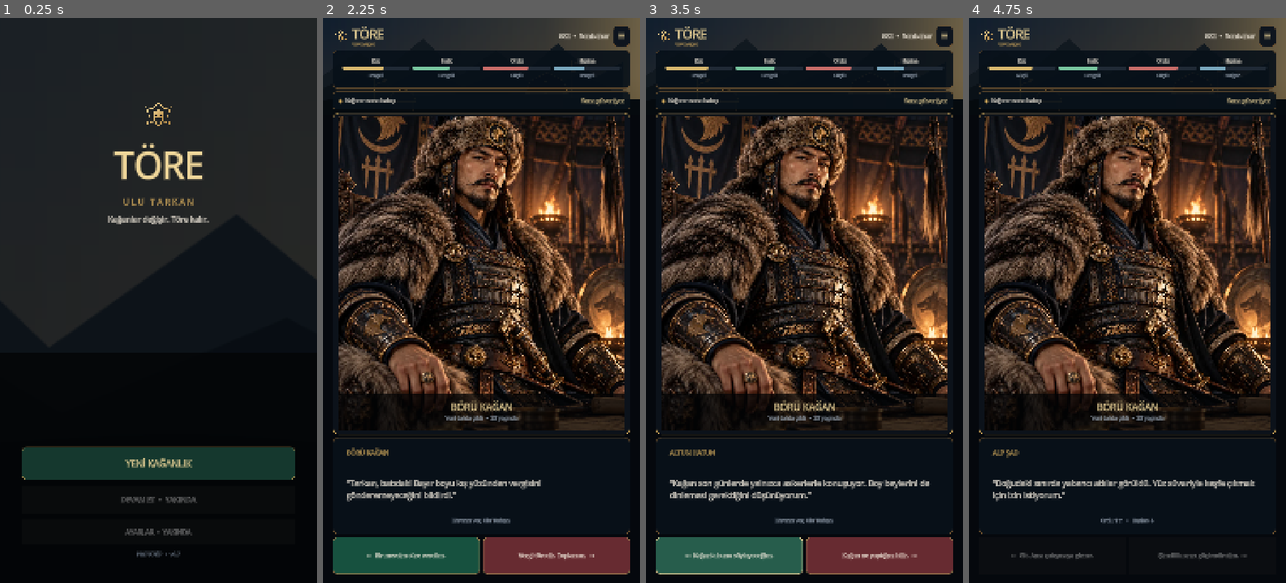
Above: before the commit, frames 1-4 (left to right).
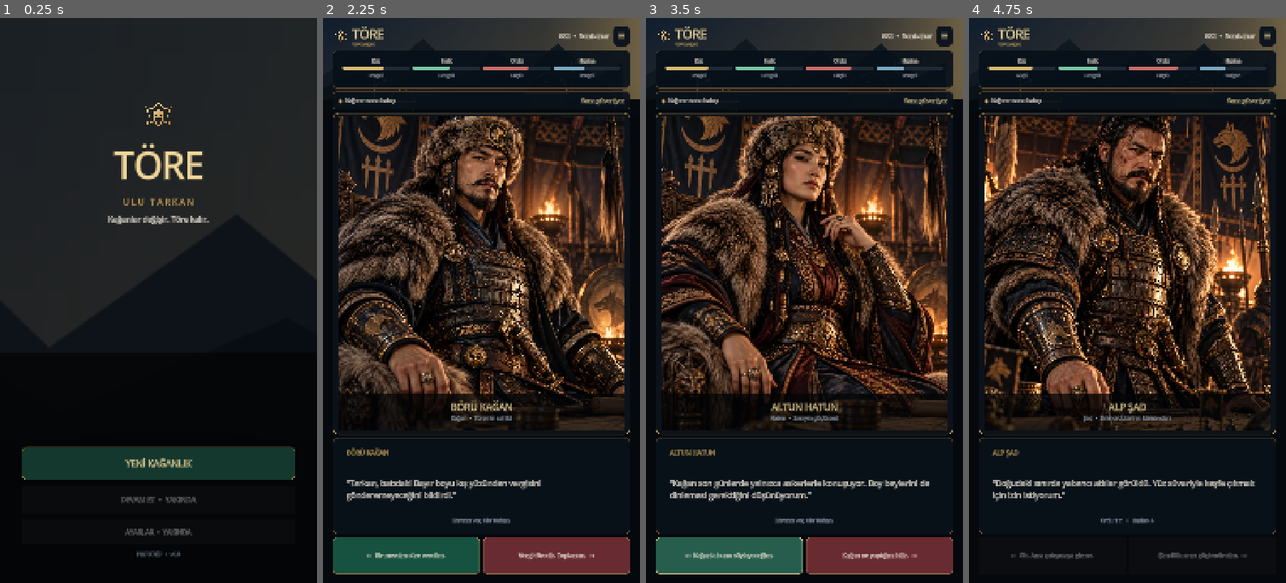
Above: after the commit, the same moments.

Repository: kubilaytekinoz/tore-ulu-tarkan
Game: Godot game, scene res://scenes/main.tscn
Same seed, same stepped clock (60 frames per second), same inputs: the game is played once before the commit and once after it.
Inputs:
- Up to frame 1 (0.25 s): no input
- Up to frame 2 (2.25 s): click "YENİ KAĞANLIK" at 0.5 s; click "☰" at 1.25 s; click "YENİ KAĞANLIK" at 2 s
- Up to frame 3 (3.5 s): click "← Bir mevsim süre verelim." at 2.75 s
- Up to frame 4 (4.75 s): click "← Kağan'a bunu söyleyeceğim." at 3.5 s; click "← Git. Ama çatışmaya girme." at 4.25 s

The runs differ from the first frame. In frame 1, less than 0.1% of the frame differs, in the area x 55-57%, y 94-96%; in frame 2, 0.1%; in frame 3, 22%; in frame 4, 32%, in the area x 4-96%, y 17-73%.

Commit message:
v0.8: switch portraits by card speaker

Diff:
--- a/scripts/main.gd
+++ b/scripts/main.gd
@@ -16,6 +16,22 @@
 const ORDU_FILL: Color = Color("#c96d69")
 const HAZINE_FILL: Color = Color("#7aa8be")
 
+const CHARACTER_PORTRAITS: Dictionary = {
+    "BÖRÜ KAĞAN": "res://assets/characters/boru_kagan_main.webp",
+    "ALTUN HATUN": "res://assets/characters/altun_hatun_main.webp",
+    "ALP ŞAD": "res://assets/characters/alp_shad_main.webp",
+    "KARA YABGU": "res://assets/characters/kara_yabgu_main.webp",
+    "AK BÖRÜ": "res://assets/characters/ak_boru_main.webp"
+}
+
+const CHARACTER_DESCRIPTIONS: Dictionary = {
+    "BÖRÜ KAĞAN": "Kağan  •  Töre'nin sahibi",
+    "ALTUN HATUN": "Hatun  •  Sarayın güçlü sesi",
+    "ALP ŞAD": "Şad  •  Sınır ordularının kumandanı",
+    "KARA YABGU": "Yabgu  •  Batı kanadının kudretli beyi",
+    "AK BÖRÜ": "Kam  •  Bozkırın bilgesi"
+}
+
 var stats: Dictionary = {"kut":61, "halk":54, "ordu":67, "hazine":46, "guven":58}
 var year: int = 682
 var season: String = "Sonbahar"
@@ -33,6 +49,9 @@
 var feedback_label: Label
 var left_button: Button
 var right_button: Button
+var portrait: TextureRect
+var ruler_name: Label
+var ruler_desc: Label
 
 func _ready() -> void:
     _build_background()
@@ -152,7 +171,7 @@
     col.add_child(settings_btn)
 
     var version: Label = Label.new()
-    version.text = "PROTOTİP  •  v0.7"
+    version.text = "PROTOTİP  •  v0.8"
     version.horizontal_alignment = HORIZONTAL_ALIGNMENT_CENTER
     version.add_theme_font_size_override("font_size", 18)
     version.add_theme_color_override("font_color", Color("#687483"))
@@ -297,7 +316,7 @@
     portrait_stack.custom_minimum_size = Vector2(0, 640)
     portrait_panel.add_child(portrait_stack)
 
-    var portrait: TextureRect = TextureRect.new()
+    portrait = TextureRect.new()
     portrait.texture = load("res://assets/characters/boru_kagan_main.webp") as Texture2D
     portrait.set_anchors_and_offsets_preset(Control.PRESET_FULL_RECT)
     portrait.expand_mode = TextureRect.EXPAND_IGNORE_SIZE
@@ -320,15 +339,15 @@
     name_box.add_theme_constant_override("separation", 2)
     portrait_stack.add_child(name_box)
 
-    var ruler_name: Label = Label.new()
+    ruler_name = Label.new()
     ruler_name.text = "BÖRÜ KAĞAN"
     ruler_name.horizontal_alignment = HORIZONTAL_ALIGNMENT_CENTER
     ruler_name.add_theme_font_size_override("font_size", 32)
     ruler_name.add_theme_color_override("font_color", GOLD_BRIGHT)
     name_box.add_child(ruler_name)
 
-    var ruler_desc: Label = Label.new()
-    ruler_desc.text = "Yeni tahta çıktı  •  33 yaşında"
+    ruler_desc = Label.new()
+    ruler_desc.text = "Kağan  •  Töre'nin sahibi"
     ruler_desc.horizontal_alignment = HORIZONTAL_ALIGNMENT_CENTER
     ruler_desc.add_theme_font_size_override("font_size", 18)
     ruler_desc.add_theme_color_override("font_color", MUTED)
@@ -435,12 +454,23 @@
     var left_data: Dictionary = card["left"] as Dictionary
     var right_data: Dictionary = card["right"] as Dictionary
 
-    speaker_label.text = str(card.get("speaker", ""))
+    var speaker: String = str(card.get("speaker", "BÖRÜ KAĞAN"))
+    speaker_label.text = speaker
+    _set_character(speaker)
     card_text.text = "“" + str(card.get("text", "")) + "”"
     left_button.text = "←  " + str(left_data.get("text", ""))
     right_button.text = str(right_data.get("text", "")) + "  →"
     feedback_label.text = "Kararını ver, Ulu Tarkan."
     _refresh_year()
+
+func _set_character(character_name: String) -> void:
+    var portrait_path: String = str(CHARACTER_PORTRAITS.get(character_name, CHARACTER_PORTRAITS["BÖRÜ KAĞAN"]))
+    var texture: Texture2D = load(portrait_path) as Texture2D
+    if texture != null:
+        portrait.texture = texture
+
+    ruler_name.text = character_name
+    ruler_desc.text = str(CHARACTER_DESCRIPTIONS.get(character_name, "Bozkırın konuğu"))
 
 func _choose(side: String) -> void:
     if cards.is_empty():
